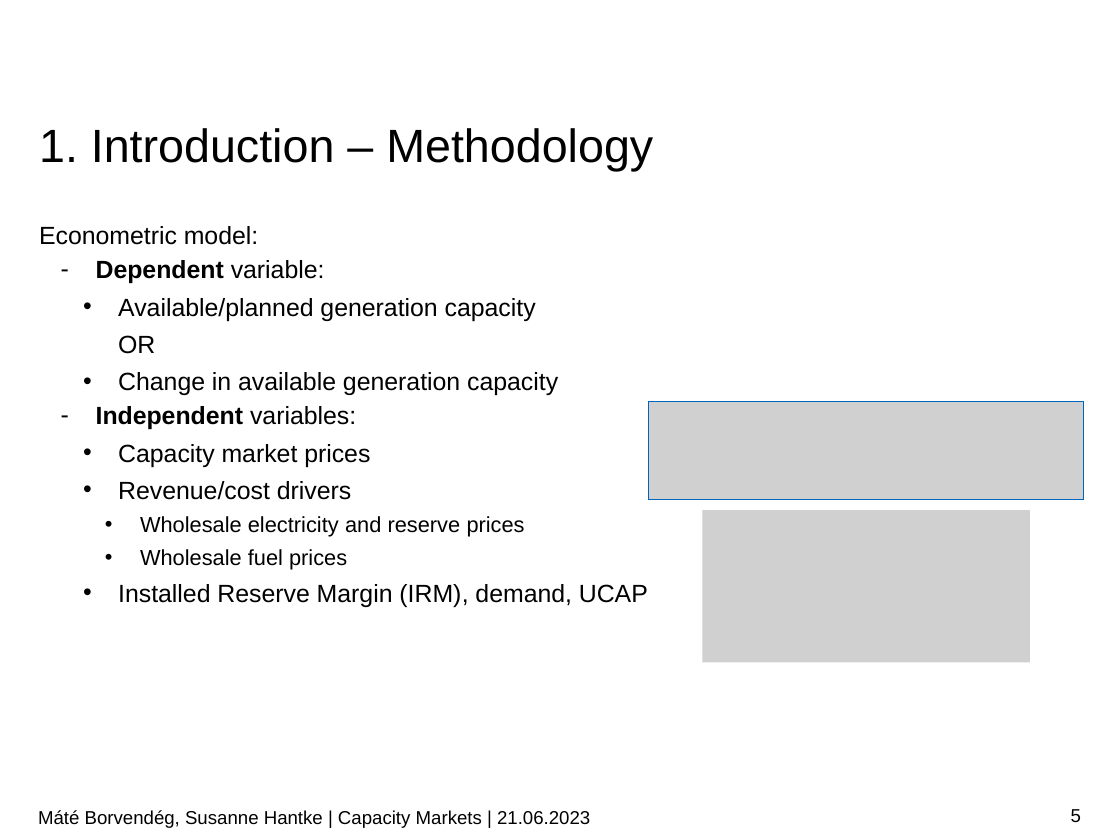
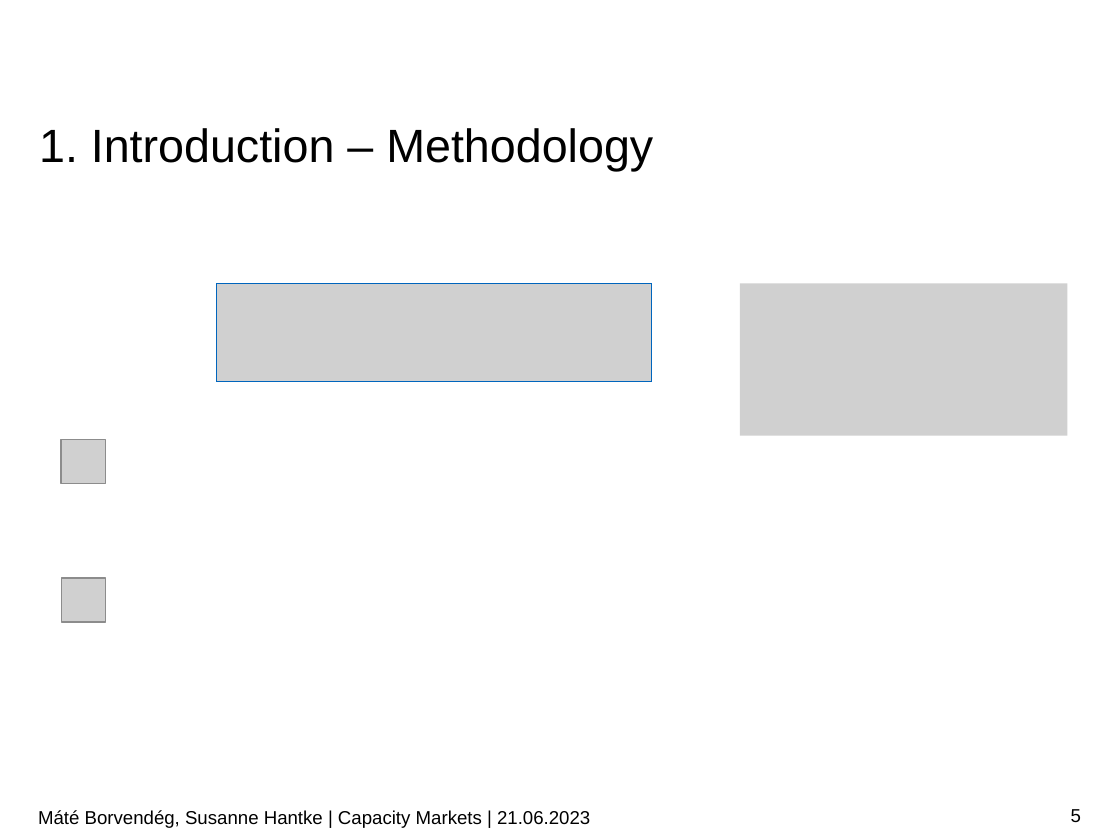
Before and after one commit to borvendegmate/tum_power_system_economics, a slide deck: slide 5 of Final_Presentation_Borvendeg_Hantke.pptx. Drawn at 1120x840 pixels with LibreOffice and Linux fonts; fonts in the diff are those of the drawing; grey boxes stand for pictures; background and template pictures are left out. Boxes give left, top, right and bottom in pixels: in the first picture for what was removed or moved away, otherwise in the second. Text is boxed around its words. In the diff, an @@ line names an element or a change of style, - is before the commit and + after.

```diff
--- a/Final_Presentation_Borvendeg_Hantke.pptx
+++ b/Final_Presentation_Borvendeg_Hantke.pptx
@@ text removed at (x1=39, y1=226, x2=648, y2=607) @@
-Econometric model:
-  – Dependent variable:
-    • Available/planned generation capacity
-      OR
-    • Change in available generation capacity
-  – Independent variables:
-    • Capacity market prices
-    • Revenue/cost drivers
-      • Wholesale electricity and reserve prices
-      • Wholesale fuel prices
-    • Installed Reserve Margin (IRM), demand, UCAP
@@ picture added at (x1=216, y1=283, x2=652, y2=382) @@
@@ picture added at (x1=740, y1=283, x2=1067, y2=436) @@
@@ picture removed at (x1=648, y1=402, x2=1084, y2=501) @@
@@ picture added at (x1=62, y1=439, x2=105, y2=483) @@
@@ picture removed at (x1=702, y1=511, x2=1029, y2=663) @@
@@ picture added at (x1=62, y1=578, x2=105, y2=622) @@
```
Also in this commit, not shown: 13 other slides changed, 3 slides added.
